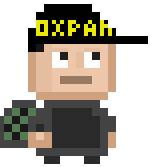
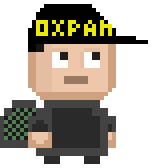
Revision of a layered w=152, h=168 image; what changed, layer by layer:
painted on "голова" over bbox(28, 8, 148, 100)
painted on "л. рука" over bbox(32, 120, 48, 144)
painted on "тело" over bbox(4, 108, 36, 140)
painted on "п. рука" over bbox(108, 124, 112, 140)
